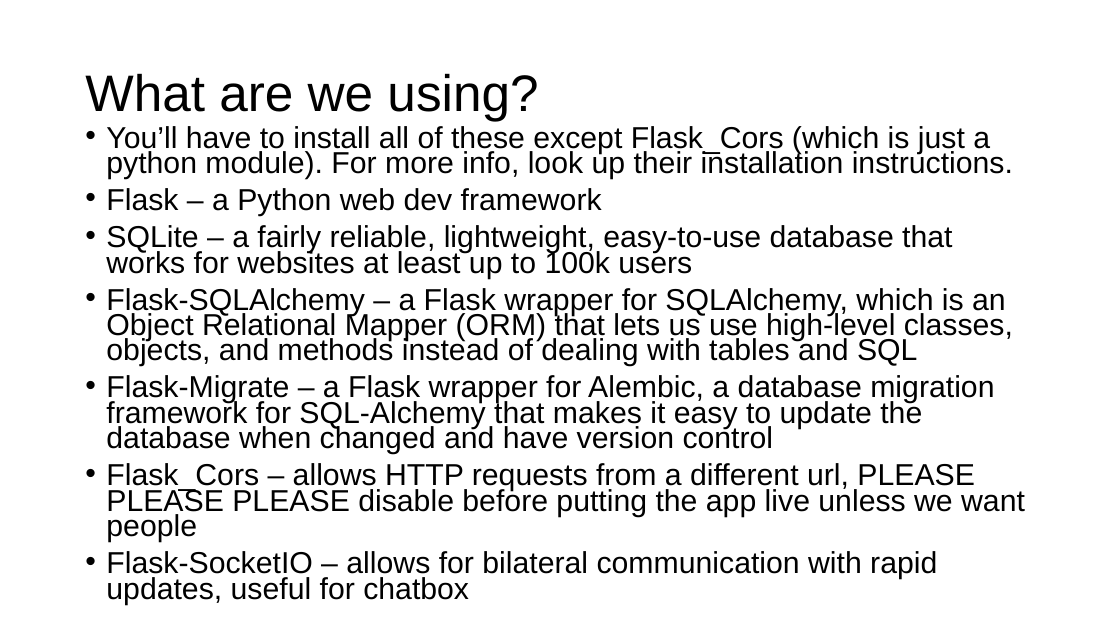
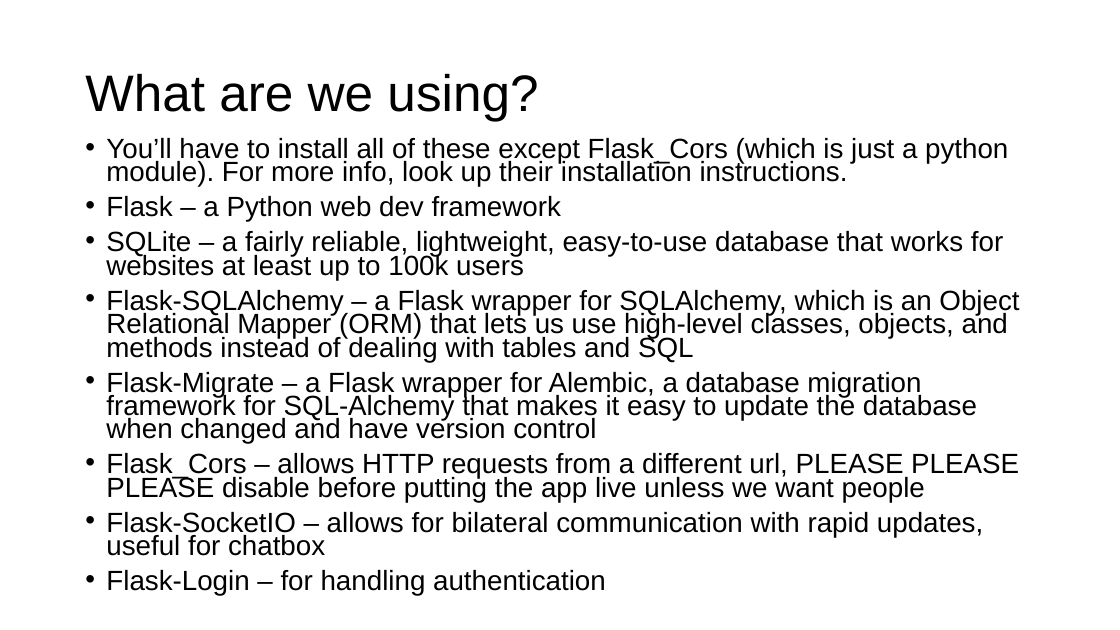
Before and after one commit to gmfk07/iu2018-backend, a slide deck: slide 2 of iu-spec-backend.pptx. Drawn at 1120x630 pixels with LibreOffice and Linux fonts; fonts in the diff are those of the drawing. Boxes give left, top, right and bottom in pixels: in the first picture for what was removed or moved away, otherwise in the second. Text is boxed around its words. In the diff, an @@ line names an element or a change of style, - is before the commit and + after.

Commit message:
Login

```diff
--- a/iu-spec-backend.pptx
+++ b/iu-spec-backend.pptx
@@ text "You’ll have to install all ...": place and size @@
-text "You’ll have to install all ..." at bbox=[106, 126, 1025, 605]
+text "You’ll have to install all ..." at bbox=[106, 138, 1019, 595]
@@ text at bbox=[106, 138, 1019, 556]: size 25.9 to 23.8 pt @@
@@ text at bbox=[106, 570, 606, 595]: paragraph added @@
+• Flask-Login – for handling authentication
```
Also in this commit, not shown: 4 other slides changed, 4 other files.
